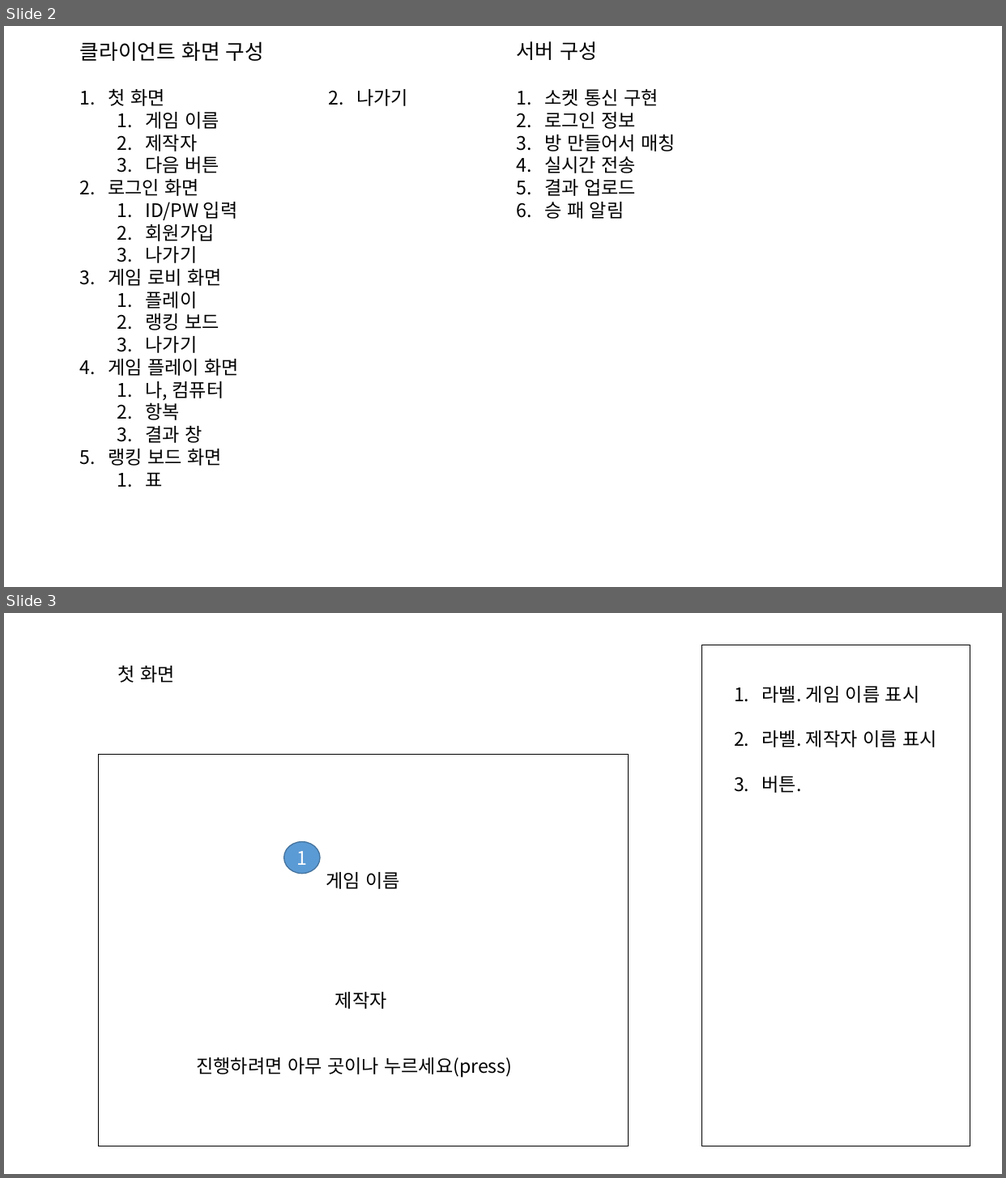
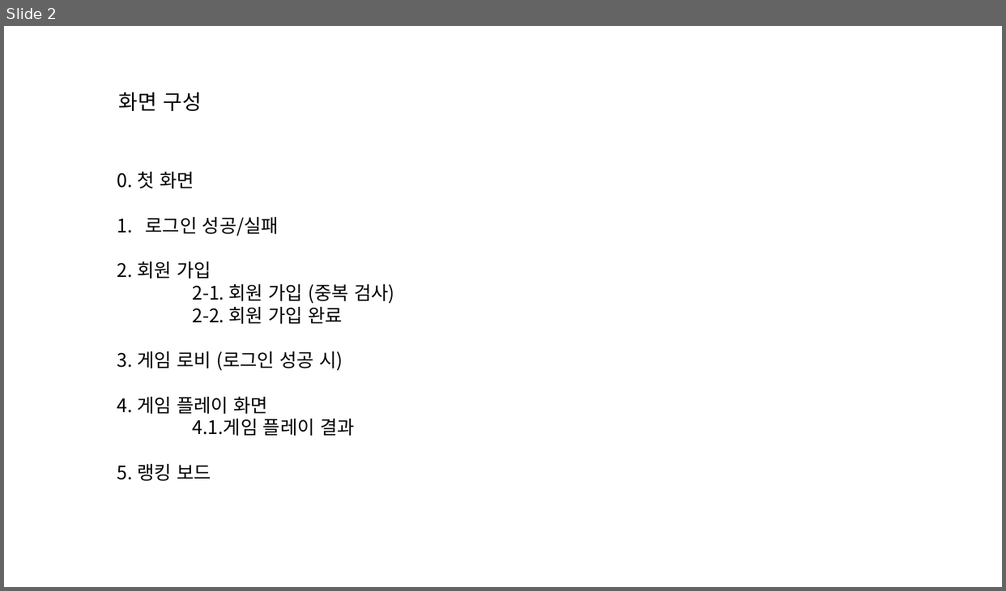
Before and after one commit to Hernameis/rockSissorsPaper_Online, a slide deck: StoryBoard.pptx. Shown one above the other, each under a label of ours: slides 2 and 3 before the commit, slide 2 after it. The pictures are 1006x1178 and 1006x591 pixels, drawn with LibreOffice and Linux fonts; fonts in the diff are those of the drawing. Boxes give left, top, right and bottom in pixels: in the first picture for what was removed or moved away, otherwise in the second. Text is boxed around its words. In the diff, an @@ line names an element or a change of style, - is before the commit and + after.

```diff
--- a/StoryBoard.pptx
+++ b/StoryBoard.pptx
@@ slide 3 removed at (x1=4, y1=613, x2=1002, y2=1174), background #FFFFFF @@
@@ rectangle removed at (x1=702, y1=645, x2=970, y2=1146) @@
@@ text removed at (x1=118, y1=665, x2=175, y2=683) @@
-첫 화면
@@ text removed at (x1=762, y1=686, x2=937, y2=793) @@
-1. 라벨. 게임 이름 표시
-2. 라벨. 제작자 이름 표시
-3. 버튼.
@@ rectangle removed at (x1=98, y1=755, x2=629, y2=1146) @@
@@ ellipse removed at (x1=284, y1=842, x2=320, y2=874) @@
-1
@@ text removed at (x1=326, y1=872, x2=401, y2=889) @@
-게임 이름
@@ text removed at (x1=335, y1=992, x2=387, y2=1009) @@
-제작자
@@ text removed at (x1=196, y1=1058, x2=512, y2=1077) @@
-진행하려면 아무 곳이나 누르세요(press)
@@ slide 2 changed as well @@
@@ text removed at (x1=517, y1=41, x2=597, y2=60) @@
-서버 구성
@@ title at (x1=119, y1=92, x2=201, y2=111): text changed @@
-클라이언트 화면 구성
+화면 구성
@@ text removed at (x1=544, y1=89, x2=676, y2=219) @@
-1. 소켓 통신 구현
-2. 로그인 정보
-3. 방 만들어서 매칭
-4. 실시간 전송
-5. 결과 업로드
-6. 승 패 알림
@@ text "0. 첫 화면" at (x1=117, y1=171, x2=394, y2=481): columns 2 to 1 @@
@@ text at (x1=117, y1=171, x2=394, y2=481): text changed @@
-1. 첫 화면
-  1. 게임 이름
-  2. 제작자
-  3. 다음 버튼
-2. 로그인 화면
-  1. ID/PW 입력
-  2. 회원가입
-  3. 나가기
-3. 게임 로비 화면
-  1. 플레이
-  2. 랭킹 보드
-  3. 나가기
-4. 게임 플레이 화면
-  1. 나, 컴퓨터
-  2. 항복
-  3. 결과 창
-5. 랭킹 보드 화면
-  1. 표
-  2. 나가기
+  0. 첫 화면
+  1. 로그인 성공/실패
+  2. 회원 가입
+  2-1. 회원 가입 (중복 검사)
+  2-2. 회원 가입 완료
+  3. 게임 로비 (로그인 성공 시)
+  4. 게임 플레이 화면
+  4.1.게임 플레이 결과
+  5. 랭킹 보드
```
Also in this commit, not shown: 5 other slides changed, 5 slides added, 7 other slides removed, 20 other files.
